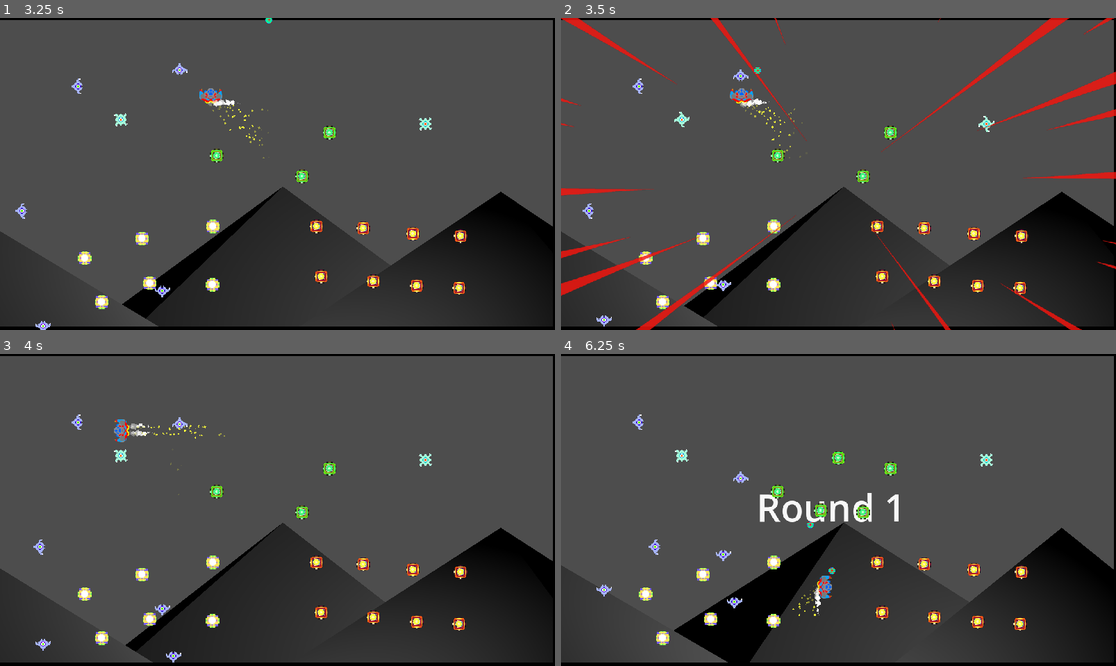
Above: before the commit, frames 1-4 (two rows, left to right).
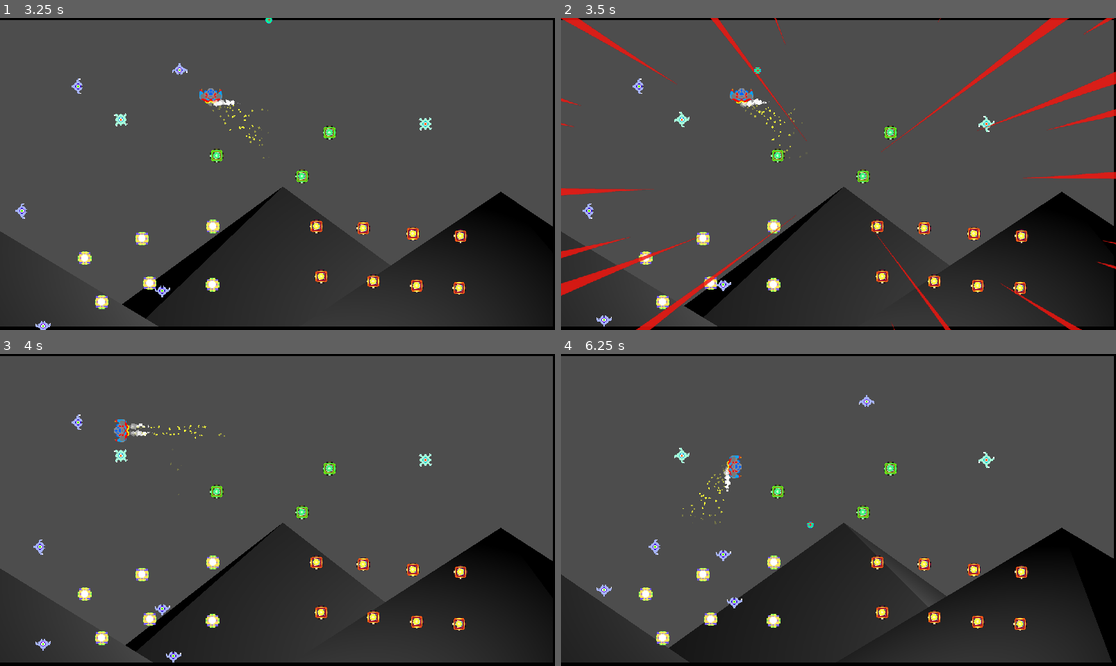
Above: after the commit, the same moments.

Repository: gamkedo-la/AttackStackCharlie
Game: Godot game, scene res://UI/MainMenu/main_menu.tscn
The game is run twice, just before and just after one commit, with the same random seed, the same clock (stepped at 60 frames per second) and the same inputs.
Inputs:
- Up to frame 1 (3.25 s): click "PLAY GAME" at 0.5 s; hold Space (shoot) 1.28-2.03 s; hold W (move up) 1.28-2.78 s; tap Space (shoot) at 2.1 s; hold A (move left) from 2.78 s (still down); hold Space (shoot) from 2.78 s (still down)
- Up to frame 2 (3.5 s): keep holding A (move left); keep holding Space (shoot)
- Up to frame 3 (4 s): keep holding A (move left); release Space (shoot) at 3.53 s; tap Space (shoot) at 3.6 s
- Up to frame 4 (6.25 s): release A (move left) at 4.28 s; hold S (move down) 4.28-5.03 s; hold Space (shoot) 4.28-5.03 s; hold D (move right) 5.03-5.78 s; tap Space (shoot) at 5.1 s; hold W (move up) from 5.78 s (still down); hold Space (shoot) from 5.78 s (still down)

Frame 1 is identical in both runs. In frame 2, less than 0.1% of the frame differs, in the area x 31-34%, y 16-21%; in frame 3, less than 0.1%; in frame 4, 7.5%, in the area x 0-100%, y 13-99%.

Commit message:
Added mechanic where crashing into an enemy destroy them

Diff:
--- a/Player/player.gd
+++ b/Player/player.gd
@@ -116,3 +116,5 @@
 func _on_enemy_detector_area_entered(area):
 	# print("Enemy Detected, current player health: ", PlayerVars.player_health)
 	_damage_player()
+
+	area.queue_free()
--- a/Player/playership.tscn
+++ b/Player/playership.tscn
@@ -123,7 +123,7 @@
 [node name="ShootFrom" type="Node2D" parent="."]
 position = Vector2(2.08165e-12, 2.08165e-12)
 
-[node name="EnemyDetector" type="Area2D" parent="."]
+[node name="EnemyDetector" type="Area2D" parent="." groups=["player"]]
 collision_layer = 0
 collision_mask = 2
 
